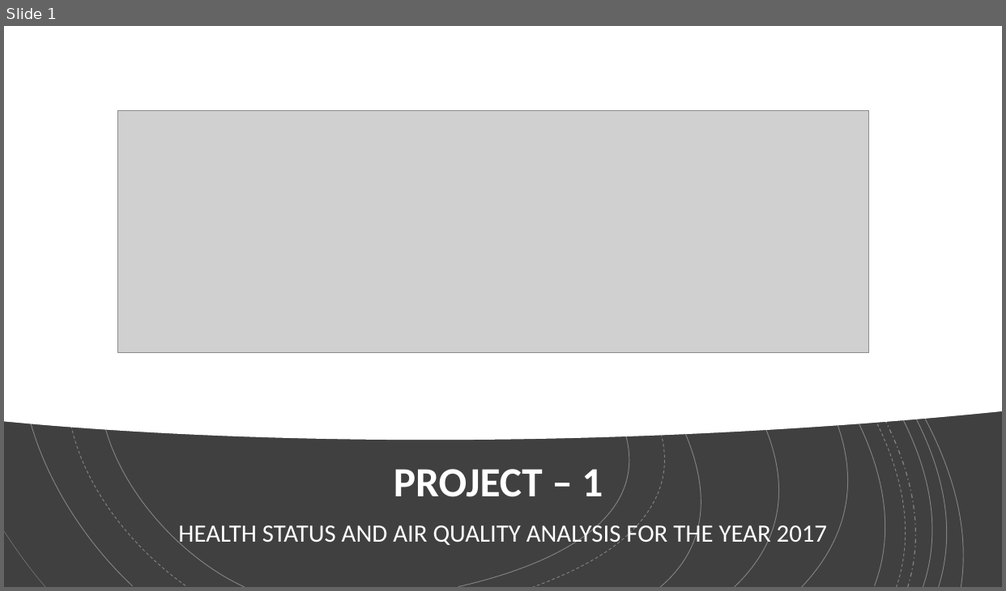
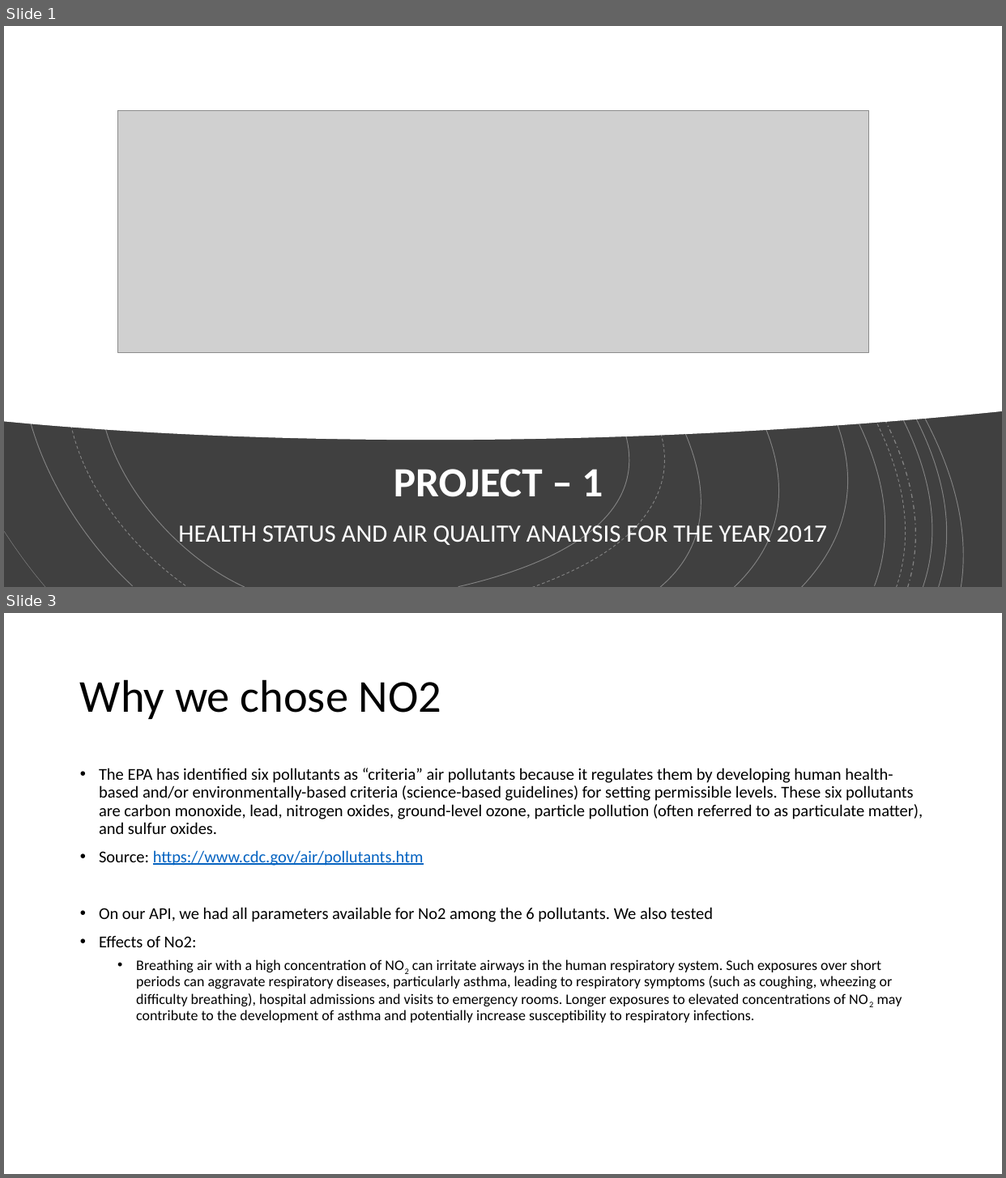
Before and after one commit to BrittLHeth/Project-1-API, a slide deck: Project - Power Point.pptx. Shown one above the other, each under a label of ours: slide 1 before the commit, slides 1 and 3 after it; the slides between them are not shown. The pictures are 1006x591 and 1006x1178 pixels, drawn with LibreOffice and Linux fonts; fonts in the diff are those of the drawing; grey boxes stand for pictures. Boxes give left, top, right and bottom in pixels: in the first picture for what was removed or moved away, otherwise in the second. Text is boxed around its words. In the diff, an @@ line names an element or a change of style, - is before the commit and + after.

```diff
--- a/Project - Power Point.pptx
+++ b/Project - Power Point.pptx
@@ slide 3 added at (x1=4, y1=613, x2=1002, y2=1174), background #FFFFFF @@
@@ title added at (x1=80, y1=679, x2=441, y2=719), 44 pt, text #000000 @@
+Why we chose NO2
@@ text added at (x1=99, y1=768, x2=923, y2=1023), 16 pt, text #000000 @@
+• The EPA has identified six pollutants as “criteria” air pollutants because it regulates them by developing human health-based and/or environmentally-based criteria (science-based guidelines) for setting permissible levels. These six pollutants are carbon monoxide, lead, nitrogen oxides, ground-level ozone, particle pollution (often referred to as particulate matter), and sulfur oxides.
+• Source: https://www.cdc.gov/air/pollutants.htm
+• On our API, we had all parameters available for No2 among the 6 pollutants. We also tested
+• Effects of No2:
+  • Breathing air with a high concentration of NO2 can irritate airways in the human respiratory system. Such exposures over short periods can aggravate respiratory diseases, particularly asthma, leading to respiratory symptoms (such as coughing, wheezing or difficulty breathing), hospital admissions and visits to emergency rooms. Longer exposures to elevated concentrations of NO2 may contribute to the development of asthma and potentially increase susceptibility to respiratory infections.
```
Also in this commit, not shown: 1 slide changed, 6 other slides added, 1 slide removed.
